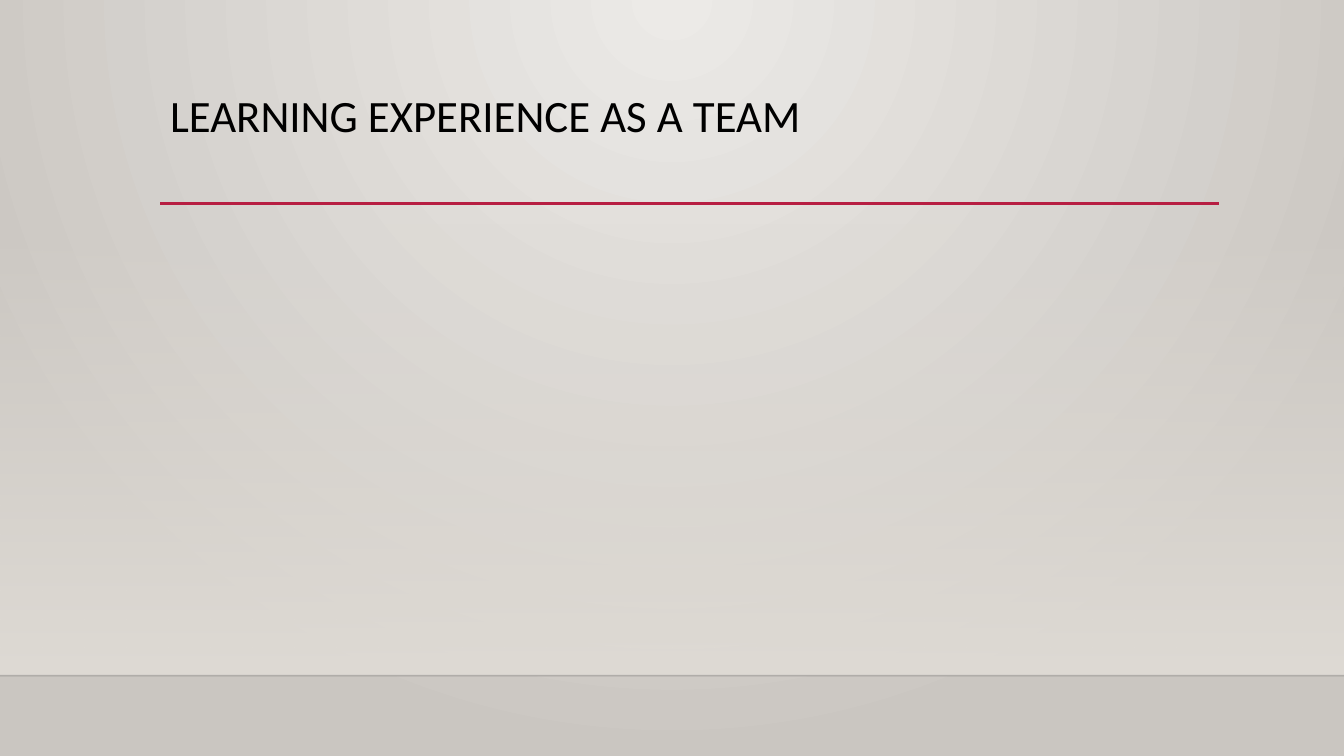
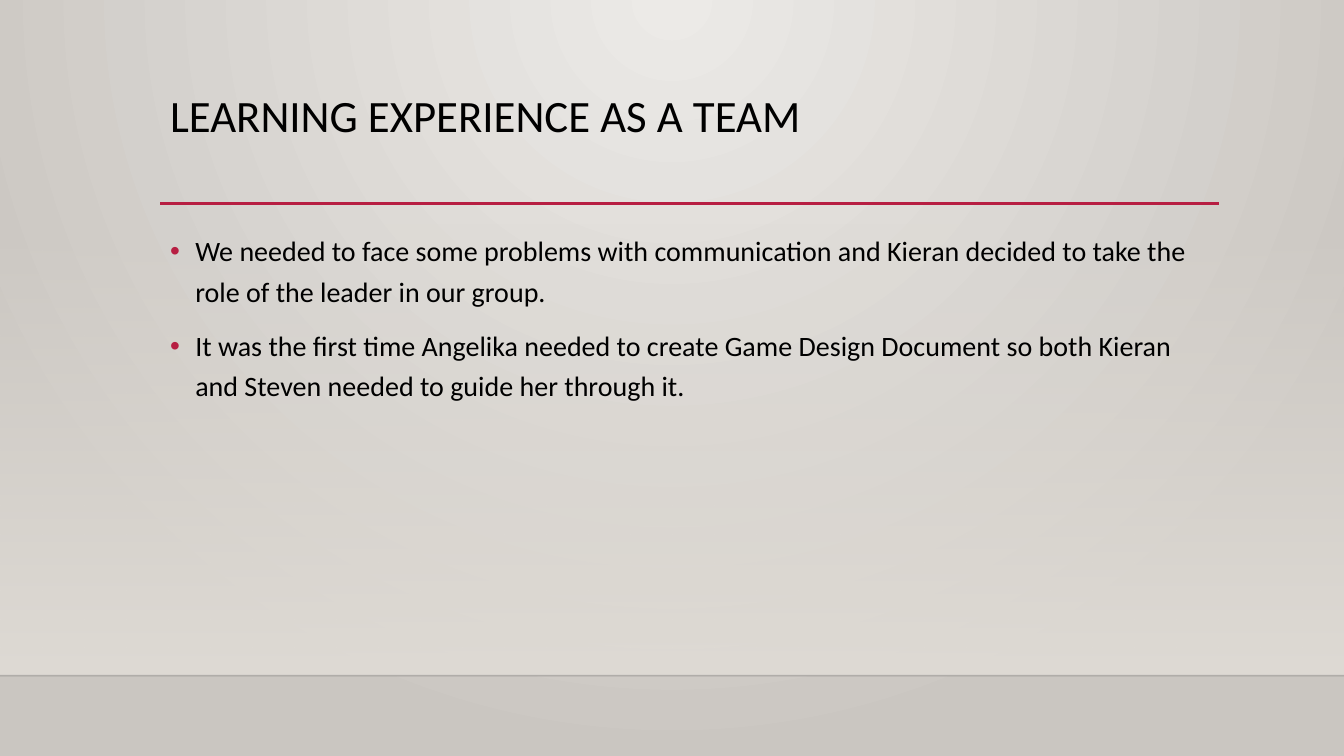
Before and after one commit to OutOfTimeTheGame/Game-Development, a slide deck: slide 15 of Powerpoint/Out of Time Presentation.pptx. Drawn at 1344x756 pixels with LibreOffice and Linux fonts; fonts in the diff are those of the drawing; background and template pictures are left out. Boxes give left, top, right and bottom in pixels: in the first picture for what was removed or moved away, otherwise in the second. Text is boxed around its words. In the diff, an @@ line names an element or a change of style, - is before the commit and + after.

```diff
--- a/Powerpoint/Out of Time Presentation.pptx
+++ b/Powerpoint/Out of Time Presentation.pptx
@@ text added at <box>195,241,1185,401</box>, 20 pt, text #000000 @@
+• We needed to face some problems with communication and Kieran decided to take the role of the leader in our group.
+• It was the first time Angelika needed to create Game Design Document so both Kieran and Steven needed to guide her through it.
```
